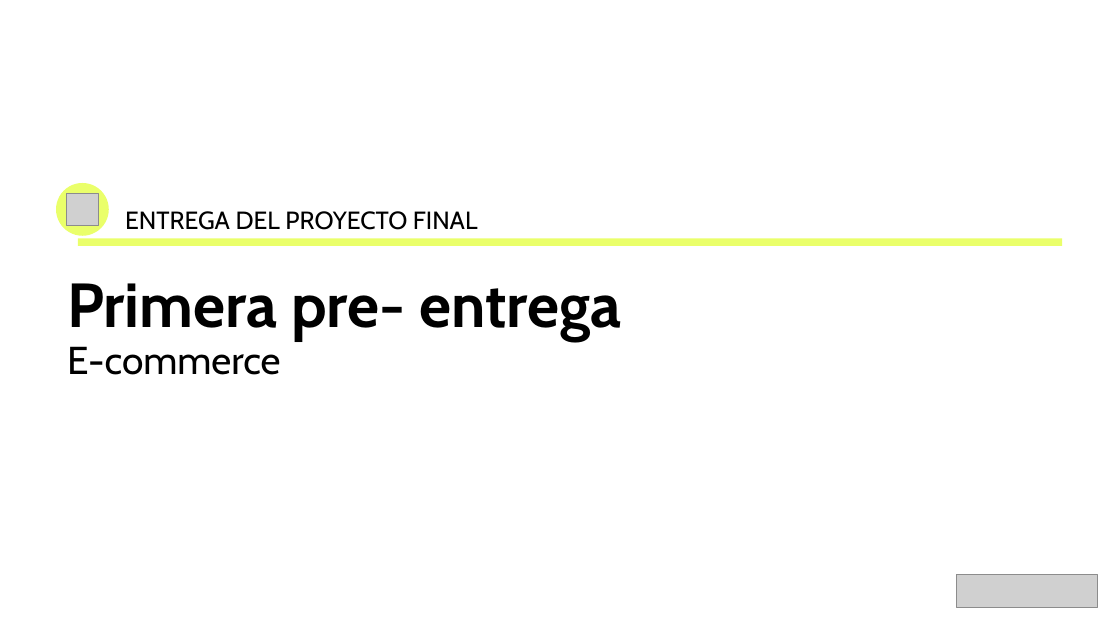
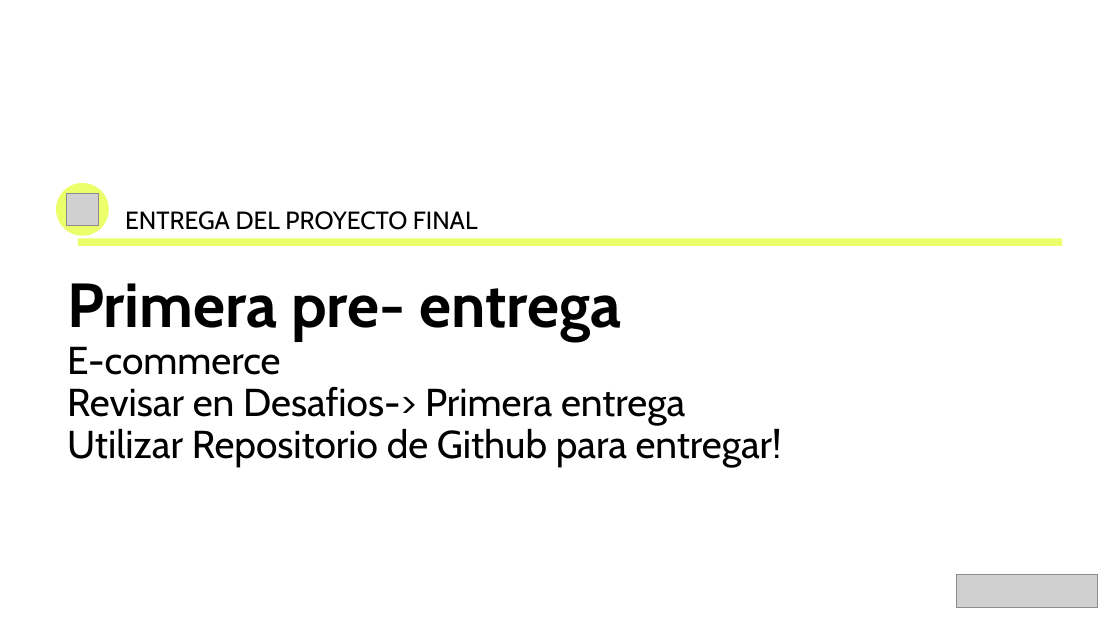
Before and after one commit to Arturogrottoli/Project-React-Js, a slide deck: slide 28 of Clase02/Unidad 2 - Clase en vivo.pptx. Drawn at 1120x630 pixels with LibreOffice and Linux fonts; fonts in the diff are those of the drawing; grey boxes stand for pictures; background and template pictures are left out. Boxes give left, top, right and bottom in pixels: in the first picture for what was removed or moved away, otherwise in the second. Text is boxed around its words. In the diff, an @@ line names an element or a change of style, - is before the commit and + after.

```diff
--- a/Clase02/Unidad 2 - Clase en vivo.pptx
+++ b/Clase02/Unidad 2 - Clase en vivo.pptx
@@ text at (x1=67, y1=387, x2=782, y2=467): paragraphs added @@
+Revisar en Desafios-> Primera entrega
+Utilizar Repositorio de Github para entregar!
```
Also in this commit, not shown: 1 other slide changed, 1 other file.
